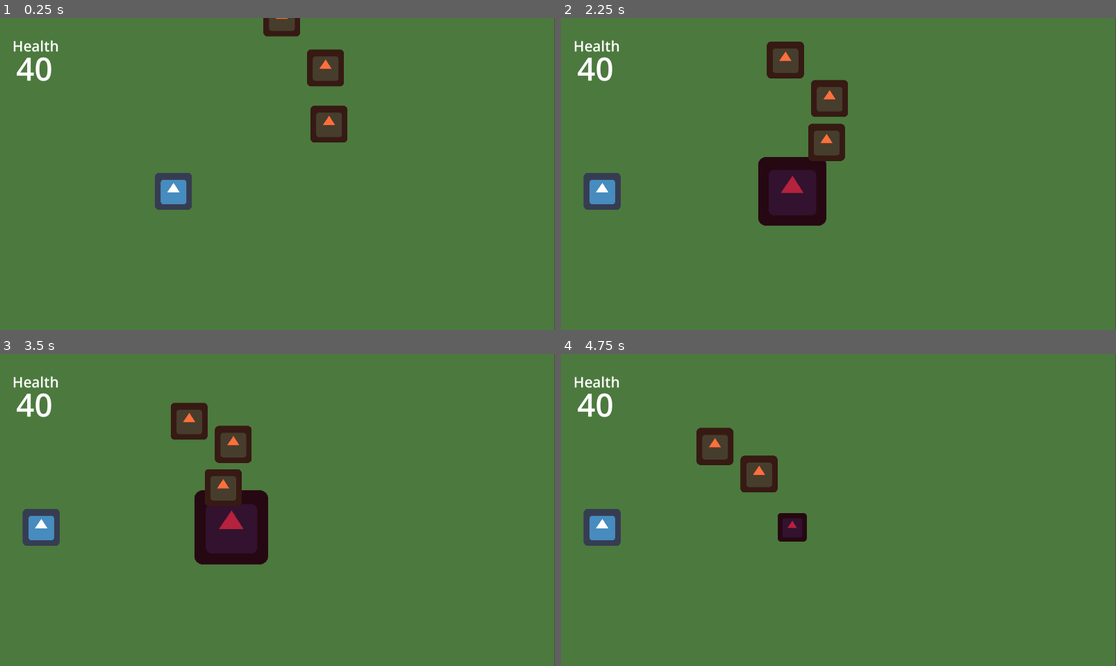
Above: before the commit, frames 1-4 (two rows, left to right).
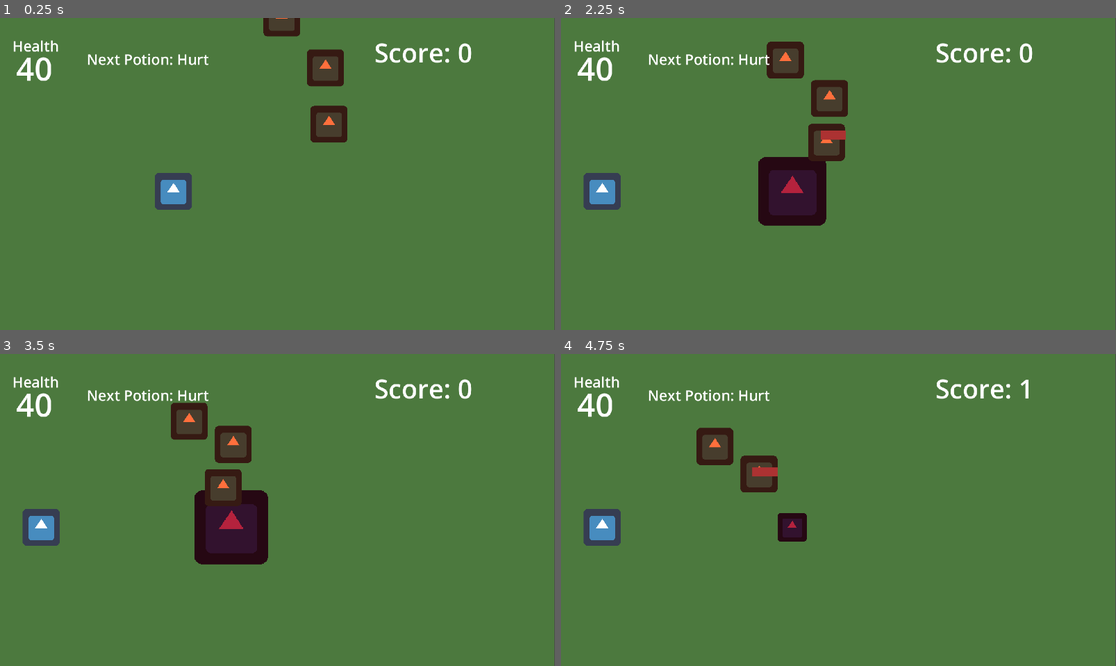
Above: after the commit, the same moments.

Repository: ReneeIbeji/Witch-Spells-Game
Game: Godot game, scene res://Scenes/!Main/Game.tscn
The game is run twice, just before and just after one commit, with the same random seed, the same clock (stepped at 60 frames per second) and the same inputs. The engine's default icon, where the game draws it, is replaced by a stand-in: a white triangle on a blue panel in a dark square.
Inputs:
- Up to frame 1 (0.25 s): no input
- Up to frame 2 (2.25 s): hold L (ACTION_THROWRIGHT) 0.53-1.28 s; hold K (ACTION_THROWDOWN) 1.28-2.03 s; hold L (ACTION_THROWRIGHT) from 2.03 s (still down)
- Up to frame 3 (3.5 s): release L (ACTION_THROWRIGHT) at 2.78 s; hold U (ACTION_THROWUP) from 2.78 s (still down)
- Up to frame 4 (4.75 s): release U (ACTION_THROWUP) at 3.53 s; hold J (ACTION_THROWLEFT) from 3.53 s (still down)

The runs differ from the first frame. In frame 1, 0.8% of the frame differs, in the area x 2-85%, y 0-60%; in frame 2, 0.9%, in the area x 2-85%, y 7-67%; in frame 3, 0.8%; in frame 4, 0.9%.

Commit message:
modified for basic testing

Diff:
--- a/Scenes/!Main/GameOverlay.gd
+++ b/Scenes/!Main/GameOverlay.gd
@@ -9,7 +9,13 @@
 
 # Called every frame. 'delta' is the elapsed time since the previous frame.
 func _process(delta):
-	pass
+	var currentPotion : int = GameVariables.PlayerNode.PotionThrowerSystem.currentPotion
+	if currentPotion == 0:
+		$PotionLabel.text = "Next Potion: Heal"
+	else:
+		$PotionLabel.text = "Next Potion: Hurt"
+
+	$ScoreLabel.text = "Score: " + str(GameVariables.score)
 
 func connectUIToGame() -> void:
 	GameVariables.PlayerNode.HealthSystem.HealthChanged.connect(updatePlayerHealth)
--- a/Scenes/!Main/GameOverlay.tscn
+++ b/Scenes/!Main/GameOverlay.tscn
@@ -20,6 +20,24 @@
 theme_override_font_sizes/normal_font_size = 50
 text = "Health"
 
+[node name="PotionLabel" type="RichTextLabel" parent="."]
+layout_mode = 0
+offset_left = 300.0
+offset_top = 108.0
+offset_right = 759.0
+offset_bottom = 251.0
+theme_override_font_sizes/normal_font_size = 50
+text = "Next potion: Heal"
+
+[node name="ScoreLabel" type="RichTextLabel" parent="."]
+layout_mode = 0
+offset_left = 1295.0
+offset_top = 57.0
+offset_right = 1754.0
+offset_bottom = 200.0
+theme_override_font_sizes/normal_font_size = 90
+text = "Score: 40"
+
 [node name="HealthLabel" type="RichTextLabel" parent="."]
 layout_mode = 0
 offset_left = 56.0
--- a/Scenes/!Main/World.gd
+++ b/Scenes/!Main/World.gd
@@ -19,6 +19,7 @@
 	currentLevel = levelData
 	for child in get_children():
 		child.queue_free()
+	GameVariables.score = 0
 
 	var newPlayerScene : Player = playerScene.instantiate() as Player
 	newPlayerScene.position = levelData.startPoint
@@ -38,6 +39,7 @@
 func ReloadLevel() -> void:
 	for child in get_children():
 		child.queue_free()
+	GameVariables.score = 0
 
 	var newPlayerScene : Player = playerScene.instantiate() as Player
 	newPlayerScene.position = currentLevel.startPoint
--- /dev/null
+++ b/Scenes/Effects/effect.gd
@@ -0,0 +1,16 @@
+extends Node2D
+
+@export var floatspeed : float
+@export_range(0, 10, 1, "or_greater", "or_less") var appeartime : float
+
+# Called when the node enters the scene tree for the first time.
+func _ready():
+	get_tree().create_timer(appeartime).timeout.connect(endEffect)
+
+
+# Called every frame. 'delta' is the elapsed time since the previous frame.
+func _process(delta):
+	position.y -= floatspeed * delta
+
+func endEffect():
+	queue_free()
--- /dev/null
+++ b/Scenes/Effects/healEffect.tscn
@@ -0,0 +1,14 @@
+[gd_scene load_steps=3 format=3 uid="uid://befhsuoc3yl7n"]
+
+[ext_resource type="Script" path="res://Scenes/Effects/effect.gd" id="1_7rrqt"]
+[ext_resource type="Texture2D" uid="uid://be3omv1f48wvf" path="res://Assets/Art/plus.png" id="2_hd0ar"]
+
+[node name="heal effect" type="Node2D"]
+script = ExtResource("1_7rrqt")
+floatspeed = 100.0
+appeartime = 1.0
+
+[node name="Sprite2D" type="Sprite2D" parent="."]
+z_index = 6
+scale = Vector2(4, 4)
+texture = ExtResource("2_hd0ar")
--- /dev/null
+++ b/Scenes/Effects/hurtEffect.tscn
@@ -0,0 +1,14 @@
+[gd_scene load_steps=3 format=3 uid="uid://cvfx11oksqwwa"]
+
+[ext_resource type="Texture2D" uid="uid://cy6oy1bruk12e" path="res://Assets/Art/minus.png" id="1_g30kn"]
+[ext_resource type="Script" path="res://Scenes/Effects/effect.gd" id="1_j5hlh"]
+
+[node name="hurt effect" type="Node2D"]
+script = ExtResource("1_j5hlh")
+floatspeed = 100.0
+appeartime = 1.0
+
+[node name="Sprite2D" type="Sprite2D" parent="."]
+z_index = 6
+scale = Vector2(4, 4)
+texture = ExtResource("1_g30kn")
--- a/Scenes/Entities/Player/Player.gd
+++ b/Scenes/Entities/Player/Player.gd
@@ -25,6 +25,11 @@
 	MovementSystem.carryOutMovement(delta)
 
 
+func entityHeal() -> void:
+	pass
+
+func entityHurt() -> void:
+	pass
 
 func playerDead() -> void:
 	Global.PlayerDied()
--- /dev/null
+++ b/Scenes/Entities/Player/Potions/testHealPotion.tscn
@@ -0,0 +1,29 @@
+[gd_scene load_steps=6 format=3 uid="uid://bgvujvuvf1w17"]
+
+[ext_resource type="Script" path="res://Scenes/Entities/Player/Potions/testPotion.gd" id="1_t7wa0"]
+[ext_resource type="PackedScene" uid="uid://qeqitvy8ovcn" path="res://Scenes/Entities/Player/Potions/testHealSplash.tscn" id="2_gsdik"]
+[ext_resource type="Texture2D" uid="uid://b2d8chun5wo47" path="res://icon.png" id="3_ow4n1"]
+[ext_resource type="Script" path="res://Scenes/Entities/Player/Potions/PotionSprite.gd" id="4_137vr"]
+
+[sub_resource type="SpriteFrames" id="SpriteFrames_ifxp8"]
+animations = [{
+"frames": [{
+"duration": 1.0,
+"texture": ExtResource("3_ow4n1")
+}],
+"loop": true,
+"name": &"default",
+"speed": 5.0
+}]
+
+[node name="TestHealPotion" type="Node2D"]
+z_index = 3
+script = ExtResource("1_t7wa0")
+splashScene = ExtResource("2_gsdik")
+
+[node name="PotionSprite" type="AnimatedSprite2D" parent="."]
+modulate = Color(0.235294, 0.572549, 0.45098, 1)
+position = Vector2(1, -1)
+scale = Vector2(0.773438, 0.773438)
+sprite_frames = SubResource("SpriteFrames_ifxp8")
+script = ExtResource("4_137vr")
--- /dev/null
+++ b/Scenes/Entities/Player/Potions/testHealSplash.tscn
@@ -0,0 +1,44 @@
+[gd_scene load_steps=7 format=3 uid="uid://qeqitvy8ovcn"]
+
+[ext_resource type="Script" path="res://Scenes/Entities/Player/Potions/testSplash.gd" id="1_xkjtr"]
+[ext_resource type="Script" path="res://Scenes/Entity systems/Health system/AttackResource.gd" id="2_7qahc"]
+[ext_resource type="Texture2D" uid="uid://b2d8chun5wo47" path="res://icon.png" id="3_is0x8"]
+
+[sub_resource type="Resource" id="Resource_151t7"]
+script = ExtResource("2_7qahc")
+HealthChange = 10
+
+[sub_resource type="SpriteFrames" id="SpriteFrames_f6cvd"]
+animations = [{
+"frames": [{
+"duration": 1.0,
+"texture": ExtResource("3_is0x8")
+}],
+"loop": true,
+"name": &"default",
+"speed": 5.0
+}]
+
+[sub_resource type="RectangleShape2D" id="RectangleShape2D_25eby"]
+size = Vector2(133, 133)
+
+[node name="TestHealSplash" type="Node2D"]
+z_index = 1
+script = ExtResource("1_xkjtr")
+attack = SubResource("Resource_151t7")
+
+[node name="SplashSprite" type="AnimatedSprite2D" parent="."]
+modulate = Color(0.235294, 0.572549, 0.45098, 1)
+visibility_layer = 2
+sprite_frames = SubResource("SpriteFrames_f6cvd")
+
+[node name="SplashCollision" type="Area2D" parent="."]
+collision_layer = 3
+collision_mask = 3
+
+[node name="CollisionShape2D" type="CollisionShape2D" parent="SplashCollision"]
+position = Vector2(-0.5, -1.5)
+shape = SubResource("RectangleShape2D_25eby")
+
+[connection signal="body_shape_entered" from="SplashCollision" to="." method="_on_splash_collision_body_shape_entered"]
+[connection signal="body_shape_exited" from="SplashCollision" to="." method="_on_splash_collision_body_shape_exited"]
--- a/Scenes/Entities/Player/player.tscn
+++ b/Scenes/Entities/Player/player.tscn
@@ -7,6 +7,7 @@
 [ext_resource type="PackedScene" uid="uid://yowr31ouivqs" path="res://Scenes/Entities/Player/potionThrower.tscn" id="4_n2kfp"]
 [ext_resource type="PackedScene" uid="uid://uca5j0sqca4w" path="res://Scenes/Entities/Player/Potions/testPotion.tscn" id="5_2en5c"]
 [ext_resource type="Script" path="res://Scenes/Entities/Player/Player_Normal.gd" id="5_p8y61"]
+[ext_resource type="PackedScene" uid="uid://bgvujvuvf1w17" path="res://Scenes/Entities/Player/Potions/testHealPotion.tscn" id="6_ngvyh"]
 [ext_resource type="Script" path="res://Scenes/Entities/Player/Player_PotionThrown.gd" id="6_rxkab"]
 [ext_resource type="Script" path="res://Scenes/Entity systems/Health system/EntityHealth.gd" id="9_y64nf"]
 
@@ -28,6 +29,7 @@
 
 [node name="PotionThrower" parent="." instance=ExtResource("4_n2kfp")]
 testPotion = ExtResource("5_2en5c")
+testHealPotion = ExtResource("6_ngvyh")
 
 [node name="Statemachine" type="Node" parent="."]
 script = ExtResource("4_8g3my")
--- a/Scenes/Entities/Player/potionThrower.gd
+++ b/Scenes/Entities/Player/potionThrower.gd
@@ -2,6 +2,11 @@
 extends Node
 
 @export var testPotion : PackedScene
+@export var testHealPotion : PackedScene
+
+var currentPotion : int = potion.Hurt
+enum potion {Heal, Hurt}
+
 
 func _ready() -> void:
 	var entity : Entity = get_parent() as Entity
@@ -9,7 +14,13 @@
 
 
 func throw(direction : Vector2) -> void:
-	var thisPotion = testPotion.instantiate()
+	var thisPotion : Potion
+	if currentPotion == potion.Hurt:
+		thisPotion = testPotion.instantiate()
+	elif currentPotion == potion.Heal:
+		thisPotion = testHealPotion.instantiate()
+
 	thisPotion.position = get_parent().position
 	thisPotion.setDirection(direction)
 	GameVariables.WorldNode.add_child(thisPotion)
+	currentPotion = randi() % 2
--- a/Scenes/Entity systems/Health system/EntityHealth.gd
+++ b/Scenes/Entity systems/Health system/EntityHealth.gd
@@ -2,6 +2,9 @@
 extends Node
 
 signal EntityDied
+signal EntityHeal
+signal EntityHurt
+
 signal HealthChanged(newHealth : int)
 
 @export var MAXHEALTH : int
@@ -13,7 +16,7 @@
 
 func setCurrentHealth(value : int) -> void:
 	health = value
-	clamp(health, 0, MAXHEALTH)
+	health = clamp(health, 0, MAXHEALTH)
 	HealthChanged.emit(health)
 
 func changeCurrentHealth(value : int) -> void:
@@ -29,6 +32,12 @@
 
 func impactHealth(attack : Attack) -> void:
 	if(entityDead): return
+
+	if(attack.HealthChange > 0):
+		emit_signal("EntityHeal")
+	elif (attack.HealthChange < 0):
+		emit_signal("EntityHurt")
+
 	changeCurrentHealth(attack.HealthChange)
 	checkDeath()
 
--- a/project.godot
+++ b/project.godot
@@ -24,8 +24,9 @@
 
 window/size/viewport_width=1920
 window/size/viewport_height=1080
-window/size/mode=2
+window/size/mode=3
 window/size/resizable=false
+window/canvas_textures/default_texture_filter=0
 
 [file_customization]
 
@@ -87,3 +88,7 @@
 , Object(InputEventKey,"resource_local_to_scene":false,"resource_name":"","device":-1,"window_id":0,"alt_pressed":false,"shift_pressed":false,"ctrl_pressed":false,"meta_pressed":false,"pressed":false,"keycode":0,"physical_keycode":76,"key_label":0,"unicode":108,"echo":false,"script":null)
 ]
 }
+
+[rendering]
+
+textures/canvas_textures/default_texture_filter=0
--- a/scripts/EnemyClass.gd
+++ b/scripts/EnemyClass.gd
@@ -18,4 +18,5 @@
 	print(position)
 
 func killed() -> void:
+	GameVariables.score += 1
 	queue_free()
--- a/scripts/EntityClass.gd
+++ b/scripts/EntityClass.gd
@@ -11,9 +11,14 @@
 var MovementSystem : EntityMovement
 var PotionThrowerSystem : PotionThrower
 
+var hurtEffect : PackedScene = preload("res://Scenes/Effects/hurtEffect.tscn")
+var healEffect : PackedScene = preload("res://Scenes/Effects/healEffect.tscn")
+
 func setup() -> void:
 	if(HealthSystem):
 		HealthSystem.setup()
+		HealthSystem.EntityHurt.connect(entityHurt)
+		HealthSystem.EntityHeal.connect(entityHeal)
 
 
 func reset() -> void:
@@ -23,6 +28,16 @@
 	if(MovementSystem):
 		MovementSystem.reset()
 
+func entityHurt() -> void:
+	var effect : Node2D = hurtEffect.instantiate()
+	effect.position = position
+	get_parent().add_child(effect)
+
+func entityHeal() -> void:
+	var effect : Node2D = healEffect.instantiate()
+	effect.position = position
+	get_parent().add_child(effect)
+
 func knockback(direction : Vector2, force : float, delta : float) -> void:
 	MovementSystem.applyKnockback(direction, force)
 	MovementSystem.carryOutMovement(delta)
--- a/scripts/GameVariables.gd
+++ b/scripts/GameVariables.gd
@@ -7,3 +7,4 @@
 var WorldNode : GameWorld
 var LevelNode : Level
 var InCutscene : bool
+var score : int
Binary file added: Assets/Art/minus.png
Not shown, added: Assets/Art/minus.png.import
Binary file added: Assets/Art/plus.png
Not shown, added: Assets/Art/plus.png.import
Not shown: 1 places in Scenes/Entities/Player/player.tscn that only renumber resources
